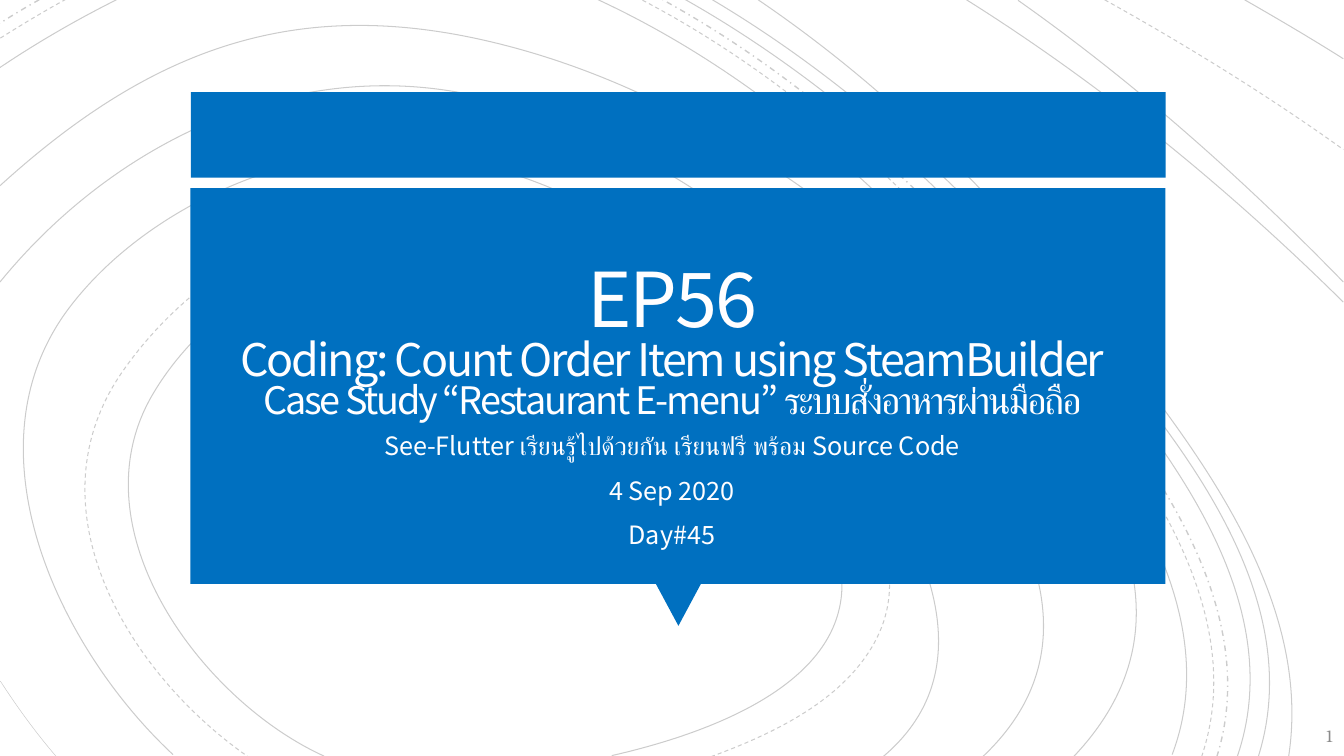
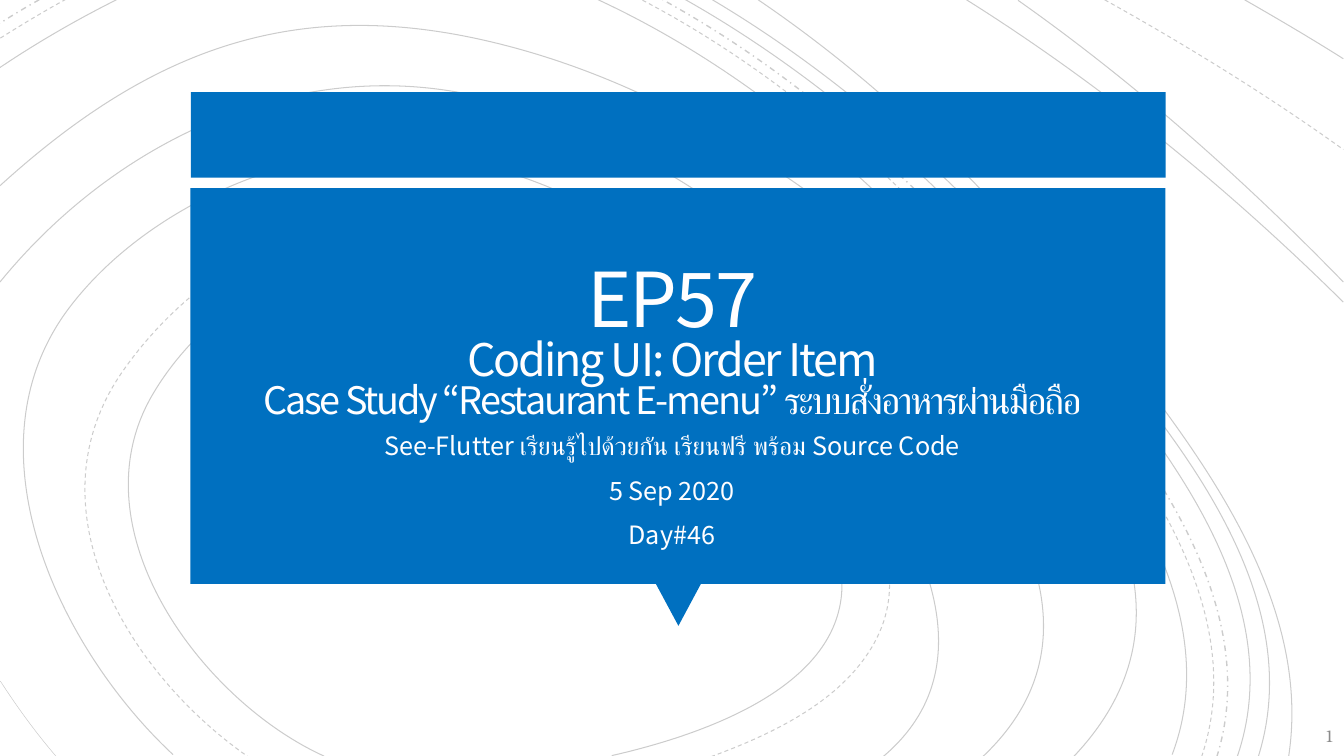
Before and after one commit to traitet/flutterep51, a slide deck: slide 1 of PowerPoint/FLUTTER_EP57.pptx. Drawn at 1344x756 pixels with LibreOffice and Linux fonts; fonts in the diff are those of the drawing. Boxes give left, top, right and bottom in pixels: in the first picture for what was removed or moved away, otherwise in the second. Text is boxed around its words. In the diff, an @@ line names an element or a change of style, - is before the commit and + after.

Commit message:
ep57

```diff
--- a/PowerPoint/FLUTTER_EP57.pptx
+++ b/PowerPoint/FLUTTER_EP57.pptx
@@ title at <box>263,271,1081,423</box>: text changed @@
-EP56
-Coding: Count Order Item using SteamBuilder
-Case Study “Restaurant E-menu” ระบบสั่งอาหารผ่านมือถือ
+EP57
+Coding UI: Order Item
+Case Study “Restaurant E-menu” ระบบสั่งอาหารผ่านมือถือ
@@ subtitle at <box>609,481,735,550</box>: text changed @@
-4 Sep 2020
-Day#45
+5 Sep 2020
+Day#46
```
Also in this commit, not shown: 4 other slides changed, 1 slide added, 3 slides removed.
